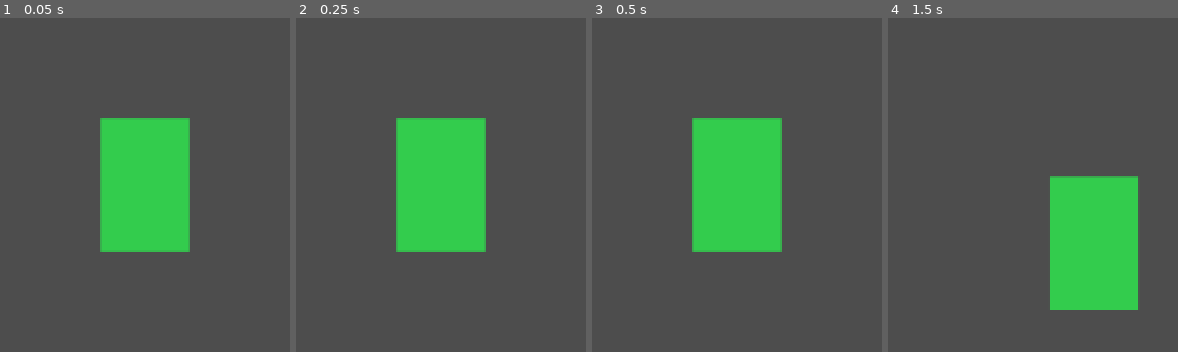
Above: before the commit, frames 1-4 (left to right).
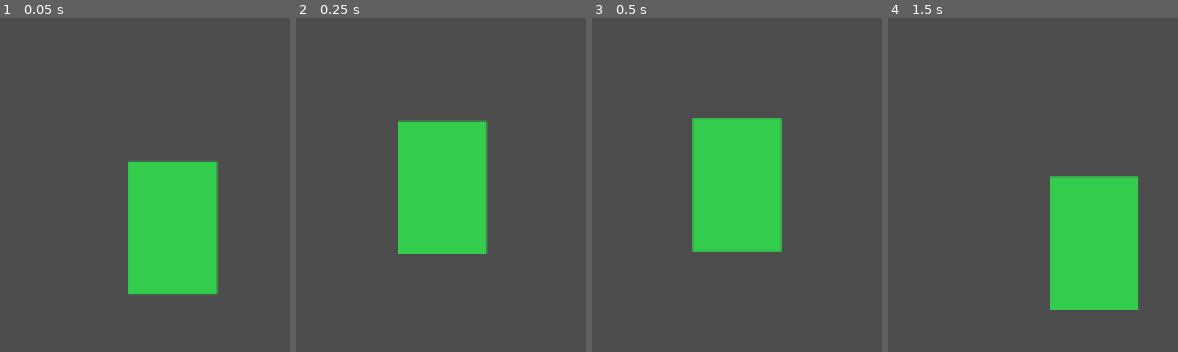
Above: after the commit, the same moments.

Repository: WMsans/top-down-rogue
Game: Godot game, scene res://scenes/main.tscn
Same seed, same stepped clock (60 frames per second), same inputs: the game is played once before the commit and once after it.
Inputs (mouse positions are in pixels of both pictures, inside the frame that each line leads up to):
- Up to frame 1 (0.05 s): no input
- Up to frame 2 (0.25 s): no input
- Up to frame 3 (0.5 s): no input
- Up to frame 4 (1.5 s): tap Enter at 0.5 s; move the mouse to (outside the picture) at 0.52 s; hold D 0.53-1.28 s; click (outside the picture) at 0.67 s; tap Space at 1.25 s; move the mouse to (outside the picture) at 1.27 s; hold S from 1.28 s (still down)

The runs differ from the first frame. In frame 1, 13% of the frame differs, in the area x 34-76%, y 29-83%; in frame 2, 1.4%; in frame 3, nothing differs; in frame 4, nothing differs.
Error before the commit: Parse Error: Invalid argument for "storage_buffer_create()" function: argument 1 should be "int" but is "PackedByteArray". (res://scripts/world_manager.gd:123)
Error after the commit: Cannot call method 'shader_create_from_spirv' on a null value. (res://scripts/world_manager.gd:90)

Commit message:
fix: use storage_buffer_create with size parameter

Diff:
--- a/scripts/world_manager.gd
+++ b/scripts/world_manager.gd
@@ -117,10 +117,7 @@
 	var max_segments := 4096
 	var max_vertices := max_segments * 4
 	var buffer_size := 4 + max_vertices * 4
-	var data := PackedByteArray()
-	data.resize(buffer_size)
-	data.fill(0)
-	collider_storage_buffer = rd.storage_buffer_create(data)
+	collider_storage_buffer = rd.storage_buffer_create(buffer_size)
 
 
 func _process(_delta: float) -> void:
